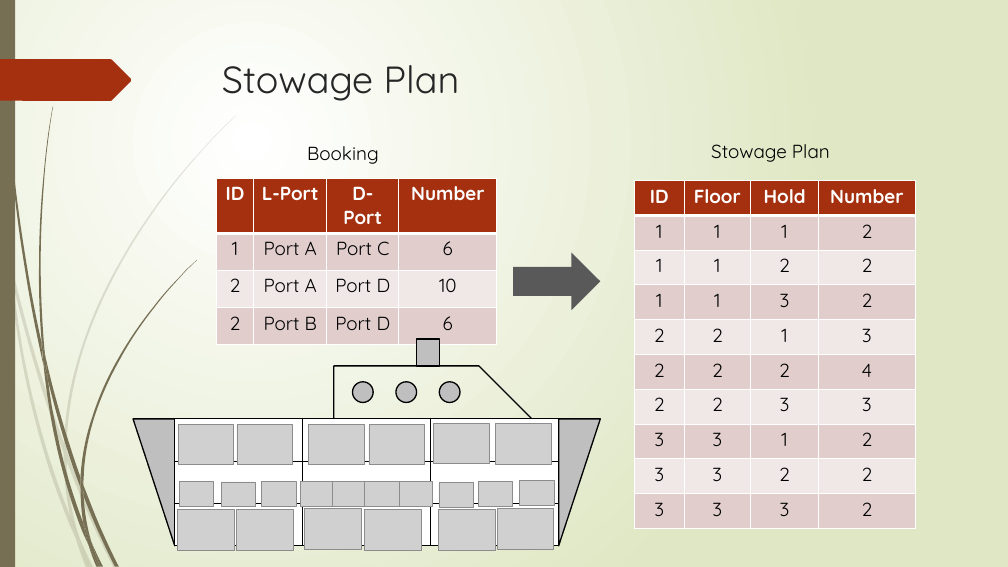
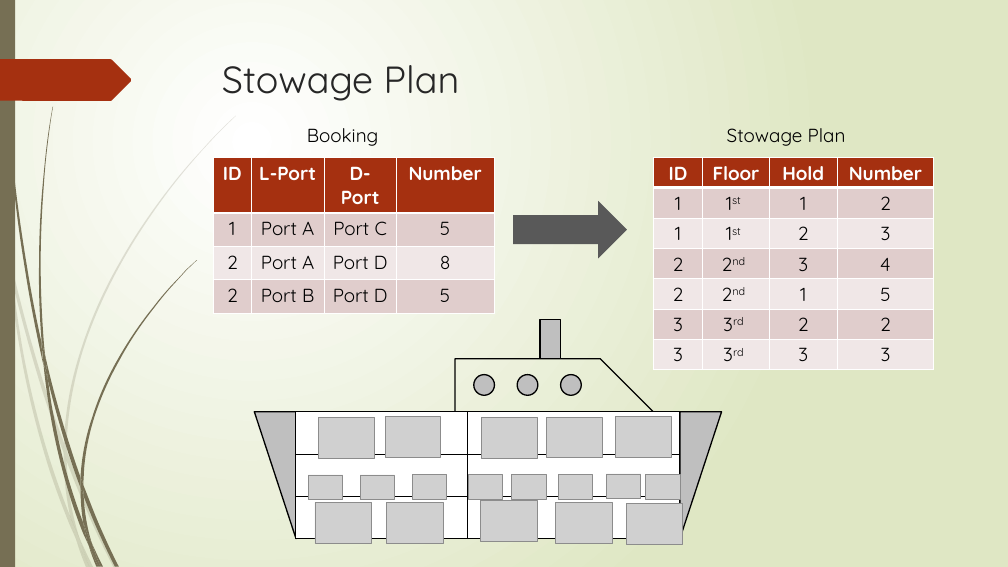
Before and after one commit to r-kurosu/kline_new, a slide deck: slide 10 of 竹田.pptx (slide 11 before the commit). Drawn at 1008x567 pixels with LibreOffice and Linux fonts; fonts in the diff are those of the drawing; grey boxes stand for pictures. Boxes give left, top, right and bottom in pixels: in the first picture for what was removed or moved away, otherwise in the second. Text is boxed around its words. In the diff, an @@ line names an element or a change of style, - is before the commit and + after.

Commit message:
stowage planのところ　とりあえずおわり

```diff
--- a/竹田.pptx
+++ b/竹田.pptx
@@ text "Booking": place and size @@
-text "Booking" at [307, 146, 379, 164]
+text "Booking" at [307, 128, 379, 146]
@@ text "Stowage Plan": place and size @@
-text "Stowage Plan" at [711, 144, 830, 162]
+text "Stowage Plan" at [727, 128, 846, 146]
@@ table at [213, 158, 494, 306] @@
-row 2, column 4: 6
+row 2, column 4: 5
-row 3, column 4: 10
+row 3, column 4: 8
-row 4, column 4: 6
+row 4, column 4: 5
@@ table: place and size @@
-table at [216, 178, 497, 334]
+table at [213, 158, 494, 306]
@@ table at [653, 157, 934, 369] @@
-row 2: 1 | 1 | 1 | 2
-row 3: 1 | 1 | 2 | 2
-row 4: 1 | 1 | 3 | 2
-row 5: 2 | 2 | 1 | 3
-row 6: 2 | 2 | 2 | 4
-row 7: 2 | 2 | 3 | 3
-row 8: 3 | 3 | 1 | 2
-row 9: 3 | 3 | 2 | 2
-row 10: 3 | 3 | 3 | 2
+row 2: 1 | 1st | 1 | 2
+row 3: 1 | 1st | 2 | 3
+row 4: 2 | 2nd | 3 | 4
+row 5: 2 | 2nd | 1 | 5
+row 6: 3 | 3rd | 2 | 2
+row 7: 3 | 3rd | 3 | 3
@@ table: place and size @@
-table at [634, 181, 915, 529]
+table at [653, 157, 934, 369]
@@ right arrow: place and size @@
-right arrow at [513, 253, 601, 310]
+right arrow at [513, 201, 628, 259]
@@ rectangle: place and size @@
-rectangle at [417, 339, 439, 366]
+rectangle at [540, 320, 560, 359]
@@ ellipse: place and size @@
-ellipse at [439, 382, 460, 402]
+ellipse at [474, 375, 495, 395]
@@ ellipse: place and size @@
-ellipse at [352, 382, 373, 402]
+ellipse at [561, 375, 582, 395]
@@ table at [296, 412, 680, 539] @@
-column 3:  |  | 
@@ 3 pictures: place and size @@
-3 pictures at [301, 425, 364, 549]
+3 pictures at [309, 418, 375, 544]
@@ picture: place and size @@
-picture at [369, 425, 425, 465]
+picture at [386, 417, 442, 457]
@@ picture: place and size @@
-picture at [496, 424, 552, 464]
+picture at [482, 418, 538, 458]
@@ picture: place and size @@
-picture at [434, 423, 490, 464]
+picture at [547, 417, 603, 457]
@@ picture: place and size @@
-picture at [237, 425, 293, 465]
+picture at [616, 417, 672, 457]
@@ 2 right triangles, 1 picture, 1 table, 1 pentagon arrow, 1 ellipse: place and size @@
-2 right triangles, 1 picture, 1 table, 1 pentagon arrow, 1 ellipse at [133, 366, 600, 546]
+2 right triangles, 1 picture, 1 table, 1 pentagon arrow, 1 ellipse at [254, 359, 721, 539]
@@ picture removed at [178, 425, 234, 465] @@
@@ picture: place and size @@
-picture at [364, 482, 399, 507]
+picture at [360, 475, 395, 500]
@@ picture: place and size @@
-picture at [398, 481, 433, 506]
+picture at [412, 474, 447, 499]
@@ picture: place and size @@
-picture at [479, 482, 513, 507]
+picture at [468, 474, 503, 499]
@@ picture: place and size @@
-picture at [520, 481, 554, 506]
+picture at [512, 474, 547, 499]
@@ picture: place and size @@
-picture at [179, 482, 214, 507]
+picture at [606, 474, 641, 499]
@@ picture: place and size @@
-picture at [222, 482, 256, 507]
+picture at [646, 474, 681, 499]
@@ picture removed at [237, 509, 293, 550] @@
@@ picture removed at [262, 481, 296, 506] @@
@@ picture removed at [332, 482, 367, 507] @@
@@ picture: place and size @@
-picture at [364, 510, 421, 551]
+picture at [386, 503, 443, 544]
@@ picture: place and size @@
-picture at [498, 509, 554, 550]
+picture at [481, 501, 538, 541]
@@ picture: place and size @@
-picture at [439, 509, 495, 550]
+picture at [556, 503, 613, 544]
@@ picture: place and size @@
-picture at [178, 510, 234, 551]
+picture at [626, 504, 683, 544]
```
Also in this commit, not shown: 1 slide removed.
